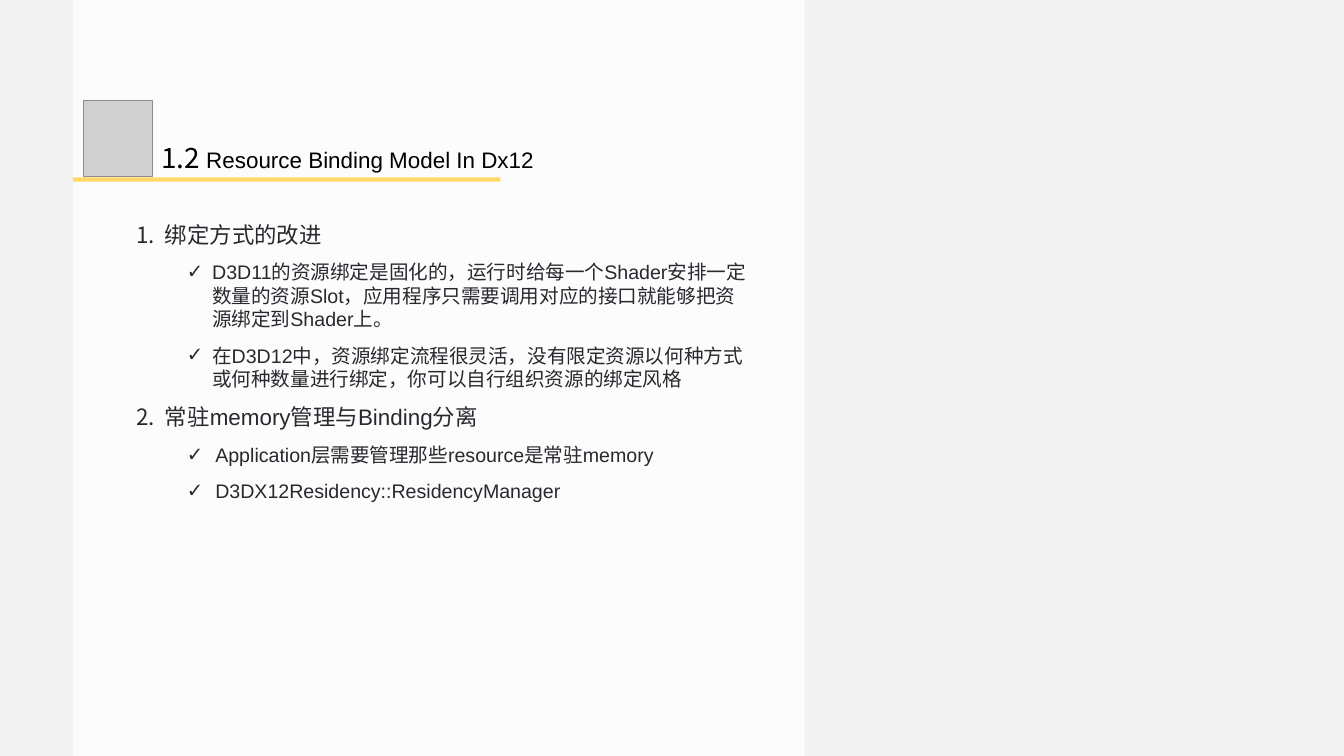
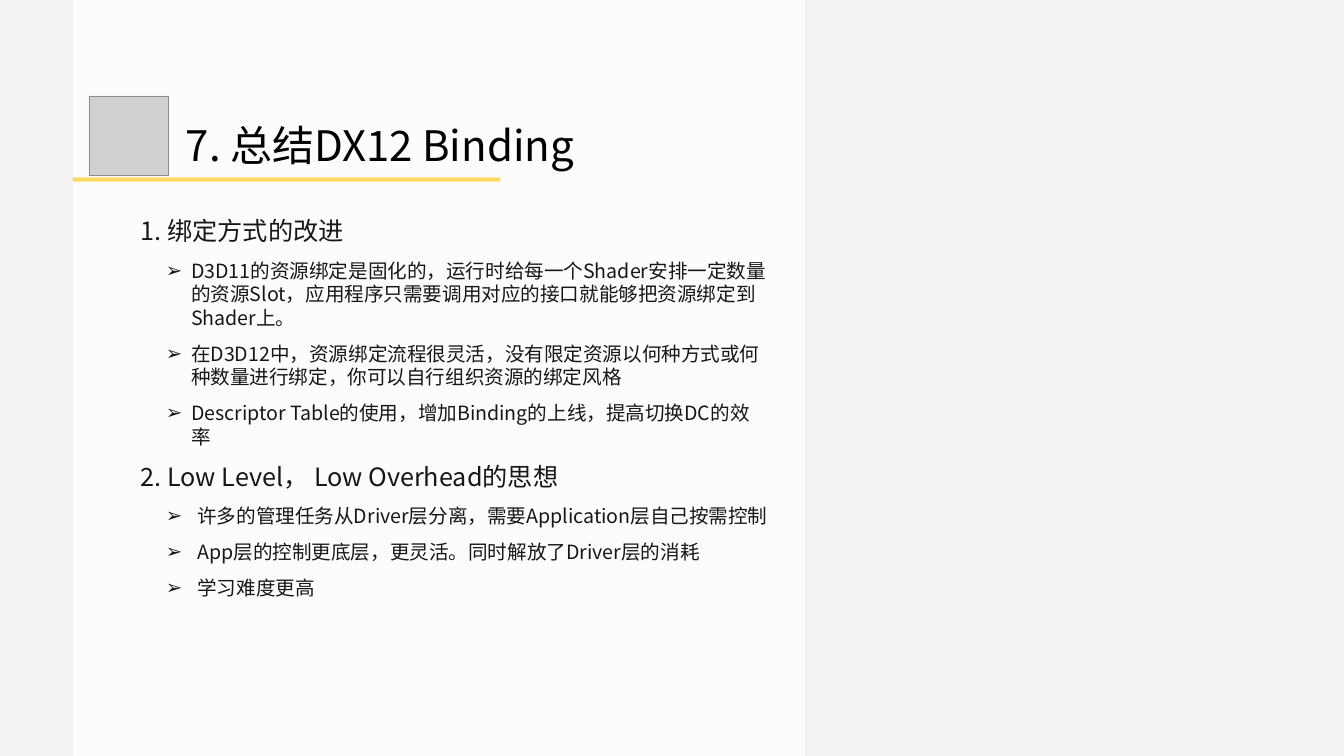
Before and after one commit to doomlover/KSGameEngineTutorials, a slide deck: slide 33 of PPTs/05.深入DX12绘制二.pptx (slide 10 before the commit). Drawn at 1344x756 pixels with LibreOffice and Linux fonts; fonts in the diff are those of the drawing; grey boxes stand for pictures. Boxes give left, top, right and bottom in pixels: in the first picture for what was removed or moved away, otherwise in the second. Text is boxed around its words. In the diff, an @@ line names an element or a change of style, - is before the commit and + after.

```diff
--- a/PPTs/05.深入DX12绘制二.pptx
+++ b/PPTs/05.深入DX12绘制二.pptx
@@ picture: place and size @@
-picture at box(84, 100, 152, 176)
+picture at box(89, 96, 168, 175)
@@ text removed at box(161, 147, 533, 173) @@
-  1.2 Resource Binding Model In Dx12
@@ text added at box(186, 125, 574, 171), 60 pt, text #000000 @@
+  7. 总结DX12 Binding
@@ text at box(141, 218, 343, 242): text changed; size 32 to 36 pt; font Arial to Noto Sans CJK SC; text colour #27292E to #171717 @@
-1. 绑定方式的改进
+1. 绑定方式的改进
@@ text at box(191, 261, 766, 386): font Arial to Noto Sans CJK SC, text colour #27292E to #171717 in "D3D11的资源绑定是固化的，运行时给每一个Shader安排一定数量的资源Slot，应用程序只需要调用对应的接口就能够把 ...", "在D3D12中，资源绑定流程很灵活，没有限定资源以何种方式或何种数量进行绑定，你可以自行组织资源的绑定风格"; bullet ✓ to ➢ @@
@@ text at box(141, 403, 767, 597): text changed; font Arial to Noto Sans CJK SC; text colour #27292E to #171717 @@
-2. 常驻memory管理与Binding分离
-  ✓ Application层需要管理那些resource是常驻memory
-  ✓ D3DX12Residency::ResidencyManager
+  ➢ Descriptor Table的使用，增加Binding的上线，提高切换DC的效率
+2. Low Level， Low Overhead的思想
+  ➢ 许多的管理任务从Driver层分离，需要Application层自己按需控制
+  ➢ App层的控制更底层，更灵活。同时解放了Driver层的消耗
+  ➢ 学习难度更高
```
Also in this commit, not shown: 13 other slides changed, 21 slides added, 20 slides removed, 1 other file.
